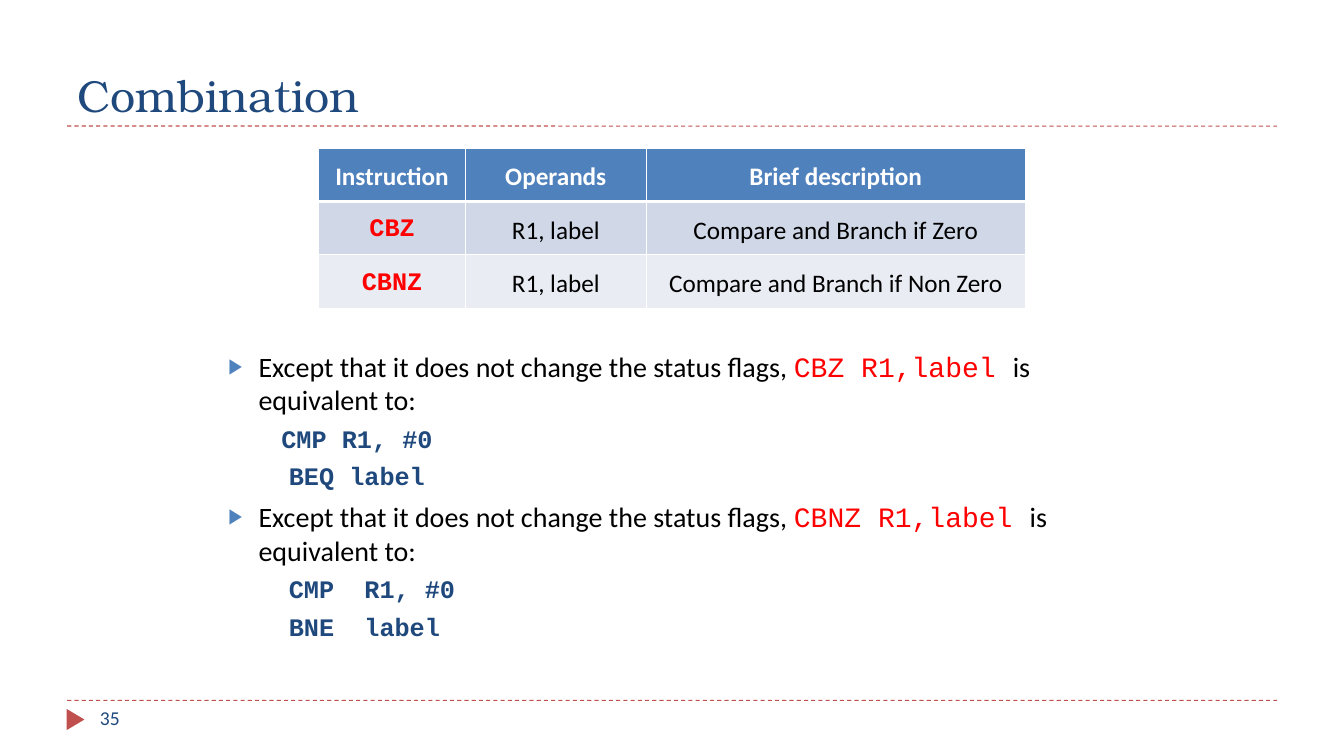
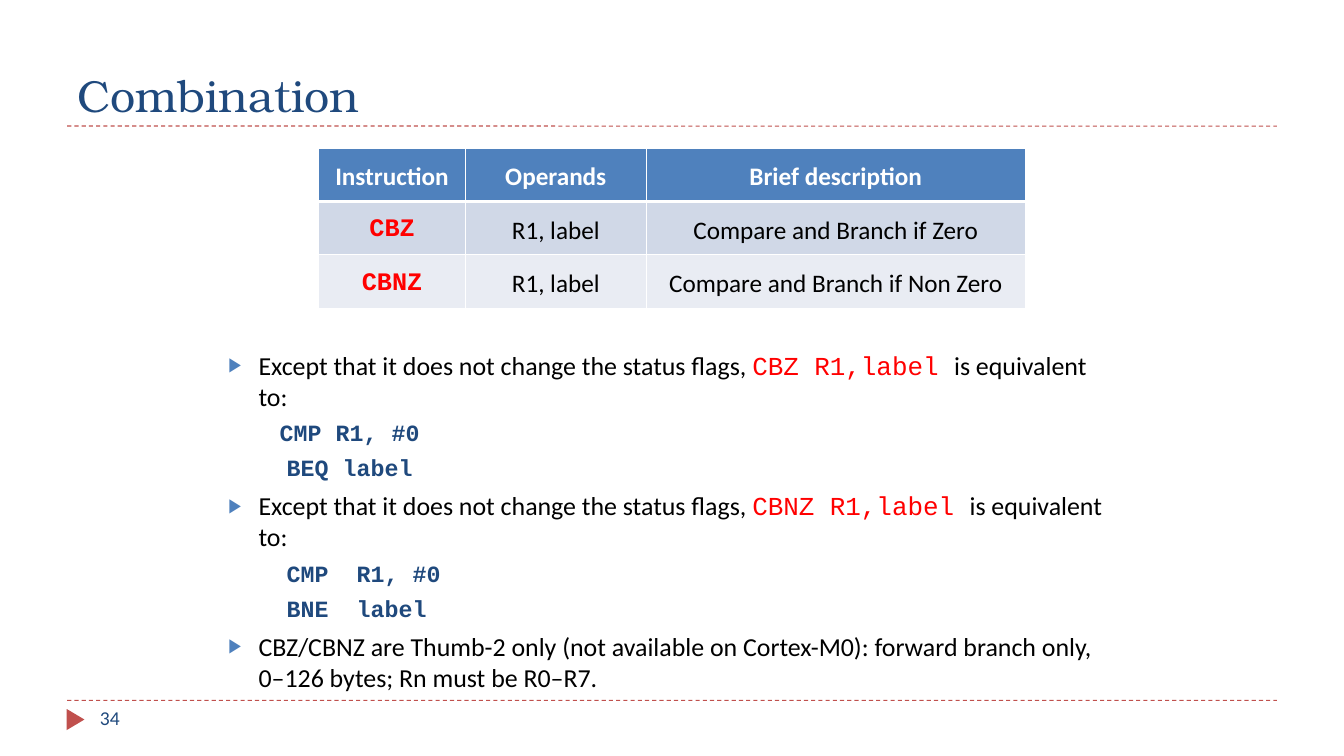
Before and after one commit to guhofstra/CSC111Fa26, a slide deck: slide 34 of PPTs/Ch6_ARM_Control_Flow.pptx (slide 35 before the commit). Drawn at 1344x756 pixels with LibreOffice and Linux fonts; fonts in the diff are those of the drawing. Boxes give left, top, right and bottom in pixels: in the first picture for what was removed or moved away, otherwise in the second. Text is boxed around its words. In the diff, an @@ line names an element or a change of style, - is before the commit and + after.

```diff
--- a/PPTs/Ch6_ARM_Control_Flow.pptx
+++ b/PPTs/Ch6_ARM_Control_Flow.pptx
@@ text at [259, 356, 1101, 618]: size 20 to 18.5 pt in "Except that it does not change the ...", "Except that it does not change the ..."; size 18 to 16.6 pt in "CMP R1, #0", "BEQ label", "CMP R1, #0", "BNE label" @@
@@ text at [259, 637, 1092, 692]: paragraph added @@
+▶ CBZ/CBNZ are Thumb-2 only (not available on Cortex-M0): forward branch only, 0–126 bytes; Rn must be R0–R7.
@@ page number at [100, 712, 120, 725]: text changed @@
-35
+34
```
Also in this commit, not shown: 18 other slides changed, 2 slides removed, 3 other files.
